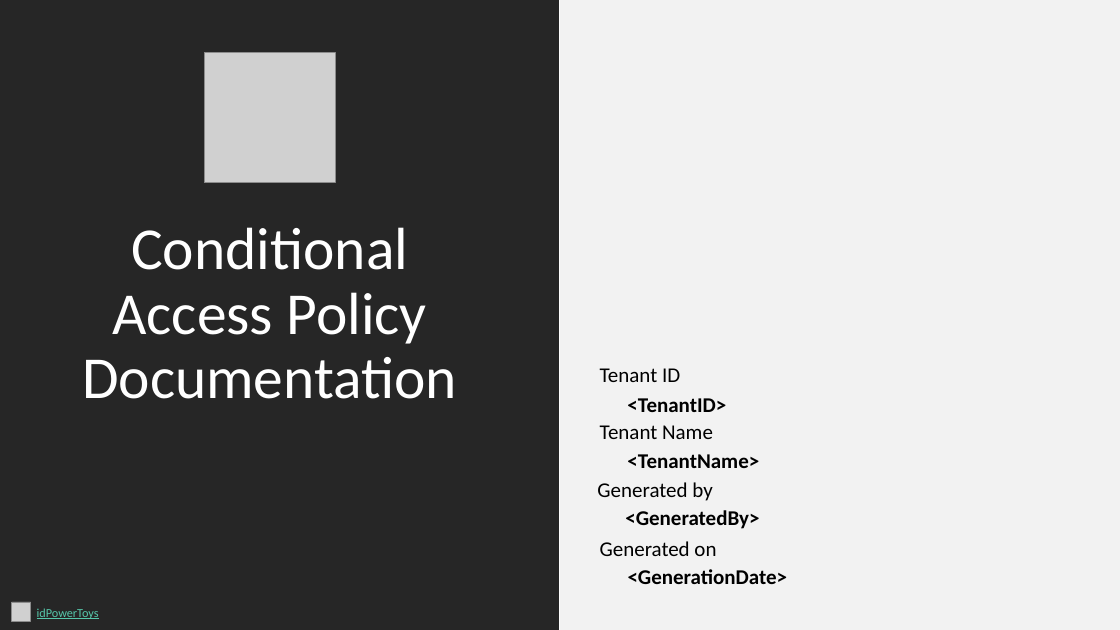
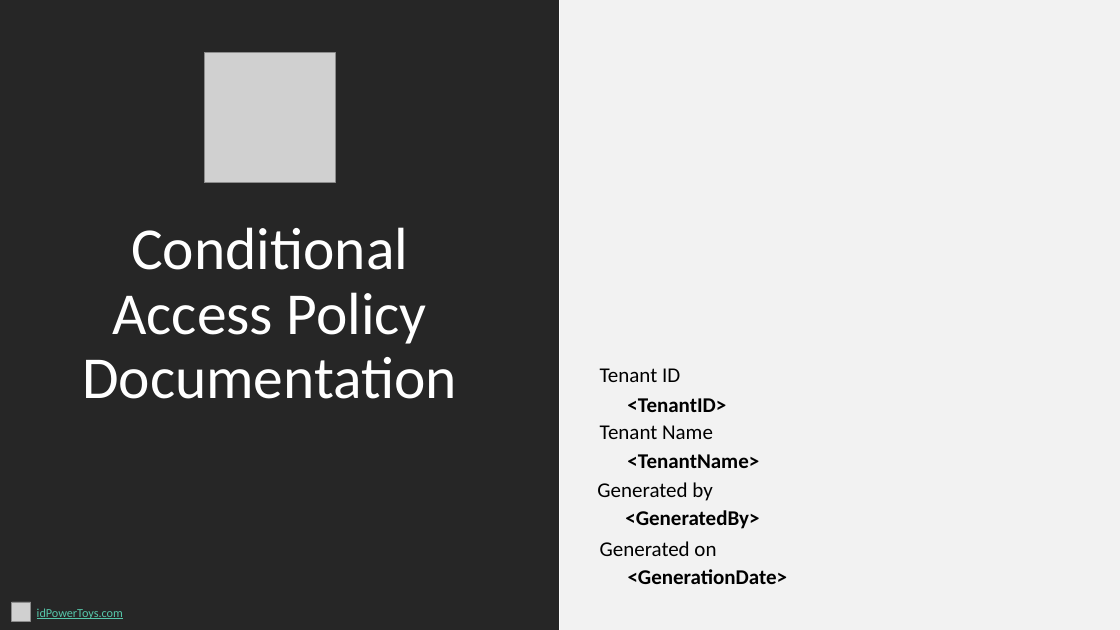
Before and after one commit to merill/idPowerToys, a slide deck: slide 1 of src/webapi/wwwroot/assets/PolicyTemplate.pptx. Drawn at 1120x630 pixels with LibreOffice and Linux fonts; fonts in the diff are those of the drawing; grey boxes stand for pictures. Boxes give left, top, right and bottom in pixels: in the first picture for what was removed or moved away, otherwise in the second. Text is boxed around its words. In the diff, an @@ line names an element or a change of style, - is before the commit and + after.

```diff
--- a/src/webapi/wwwroot/assets/PolicyTemplate.pptx
+++ b/src/webapi/wwwroot/assets/PolicyTemplate.pptx
@@ text at [37, 608, 123, 619]: text changed @@
-idPowerToys
+idPowerToys.com
```
Also in this commit, not shown: 3 other files.
